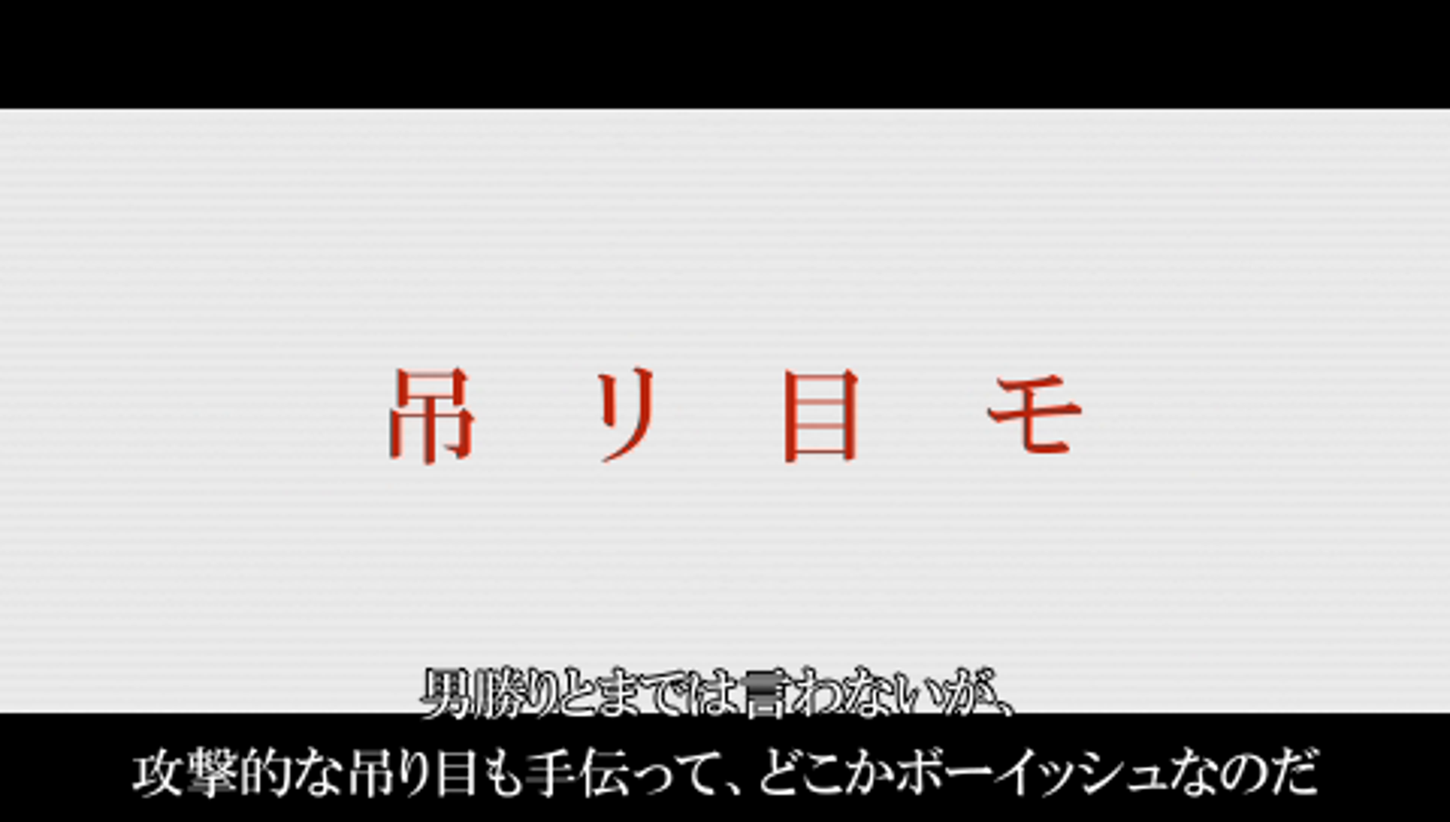
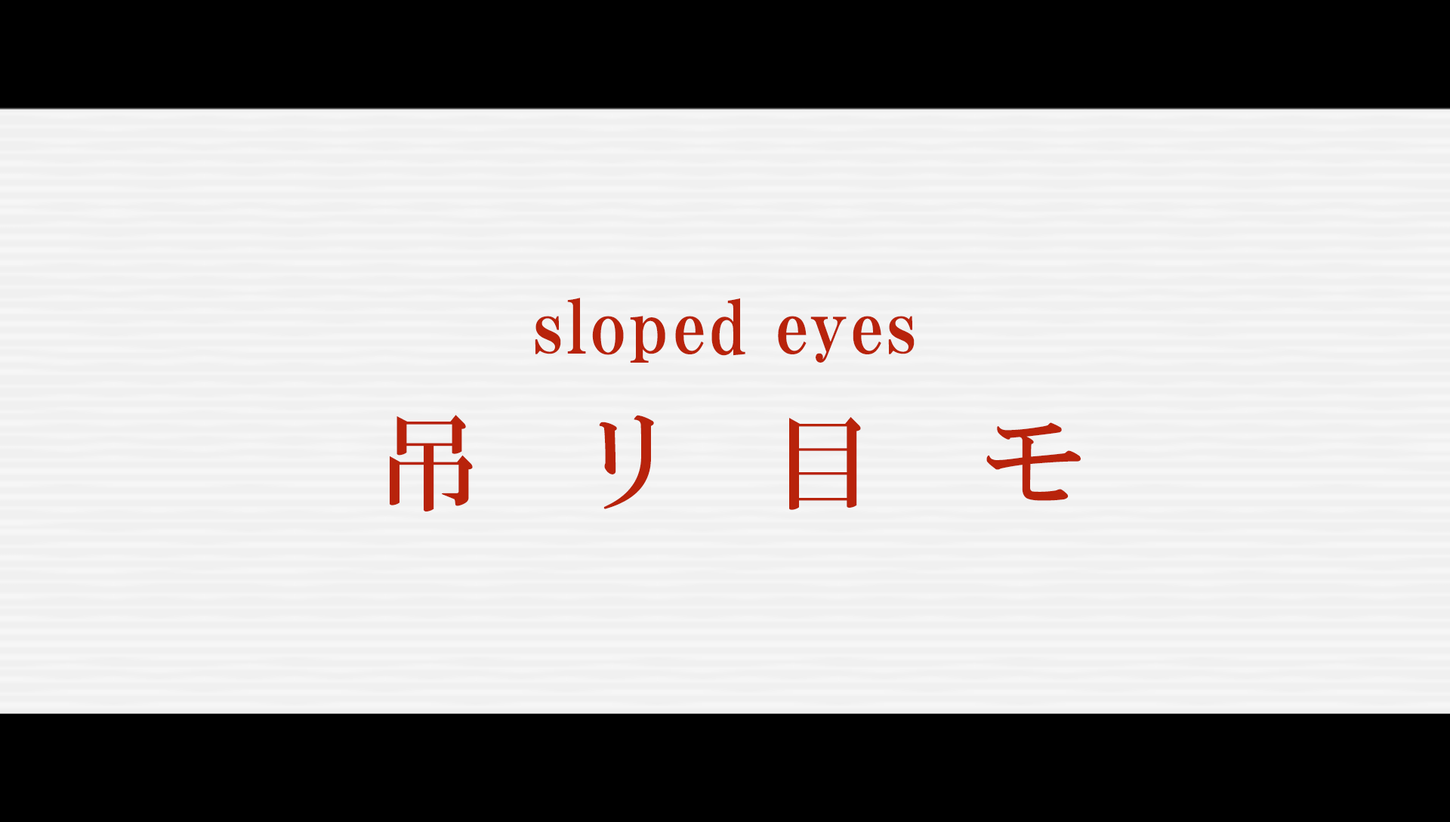
Before/after of a 1450 × 822 layered artwork. What changed in the layer stack:
added layer "sloped eyes" above "吊リ目モ" over (x1=534, y1=297, x2=915, y2=363)
added layer "吊リ目モ" above "Layer 2" over (x1=389, y1=414, x2=1081, y2=512)
showed "Layer 2" over (x1=0, y1=109, x2=1450, y2=802)
hid "Background" over (x1=0, y1=109, x2=1450, y2=802)
